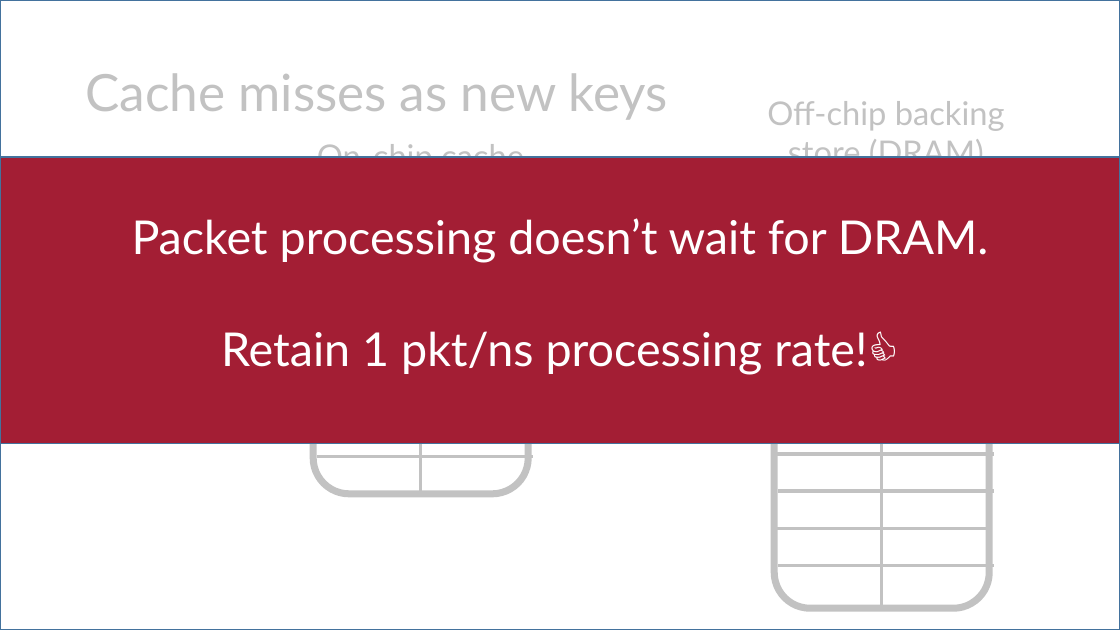
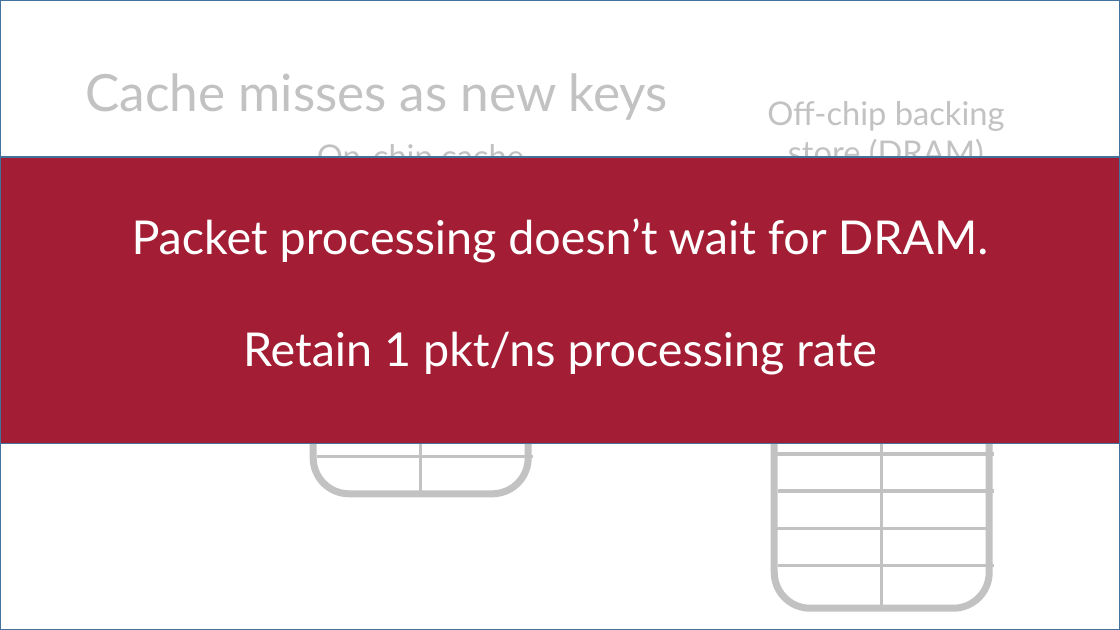
Before and after one commit to anirudhSK/pifo-domino-marple-ppts, a slide deck: slide 45 of uw_talk.pptx. Drawn at 1120x630 pixels with LibreOffice and Linux fonts; fonts in the diff are those of the drawing; grey boxes stand for pictures. Boxes give left, top, right and bottom in pixels: in the first picture for what was removed or moved away, otherwise in the second. Text is boxed around its words. In the diff, an @@ line names an element or a change of style, - is before the commit and + after.

```diff
--- a/uw_talk.pptx
+++ b/uw_talk.pptx
@@ text at bbox=[243, 331, 877, 375]: text changed @@
-Retain 1 pkt/ns processing rate!👍
+Retain 1 pkt/ns processing rate
```
Also in this commit, not shown: 13 other slides changed, 1 slide added.
